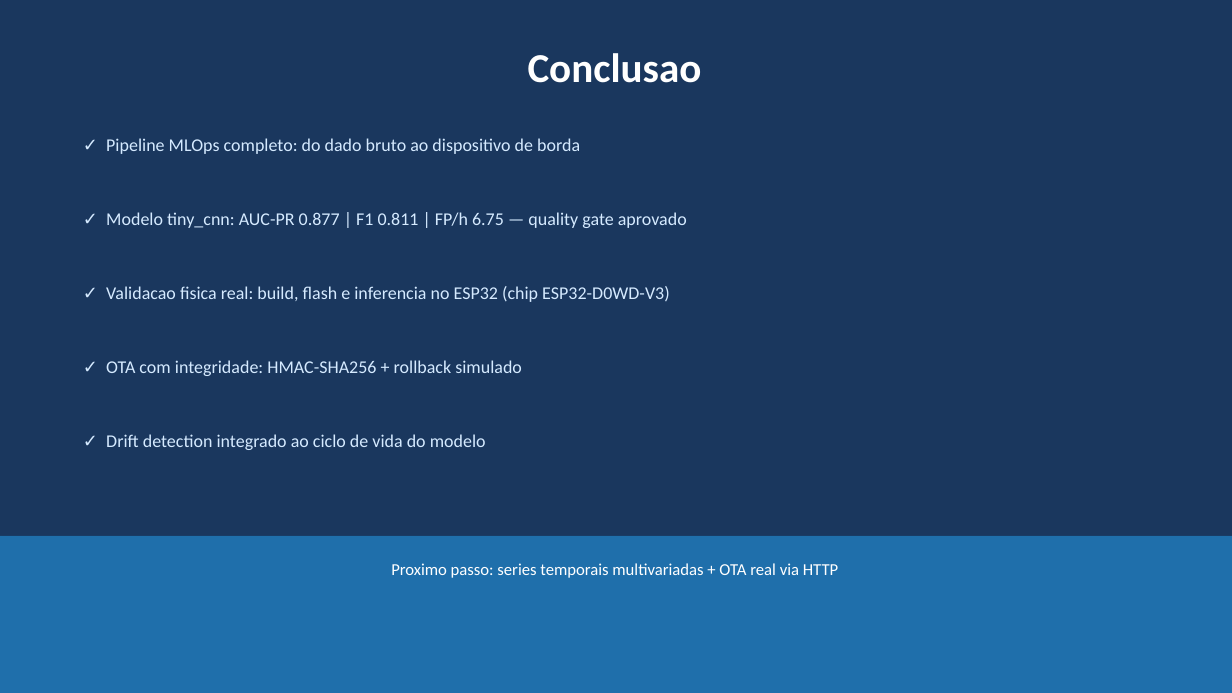
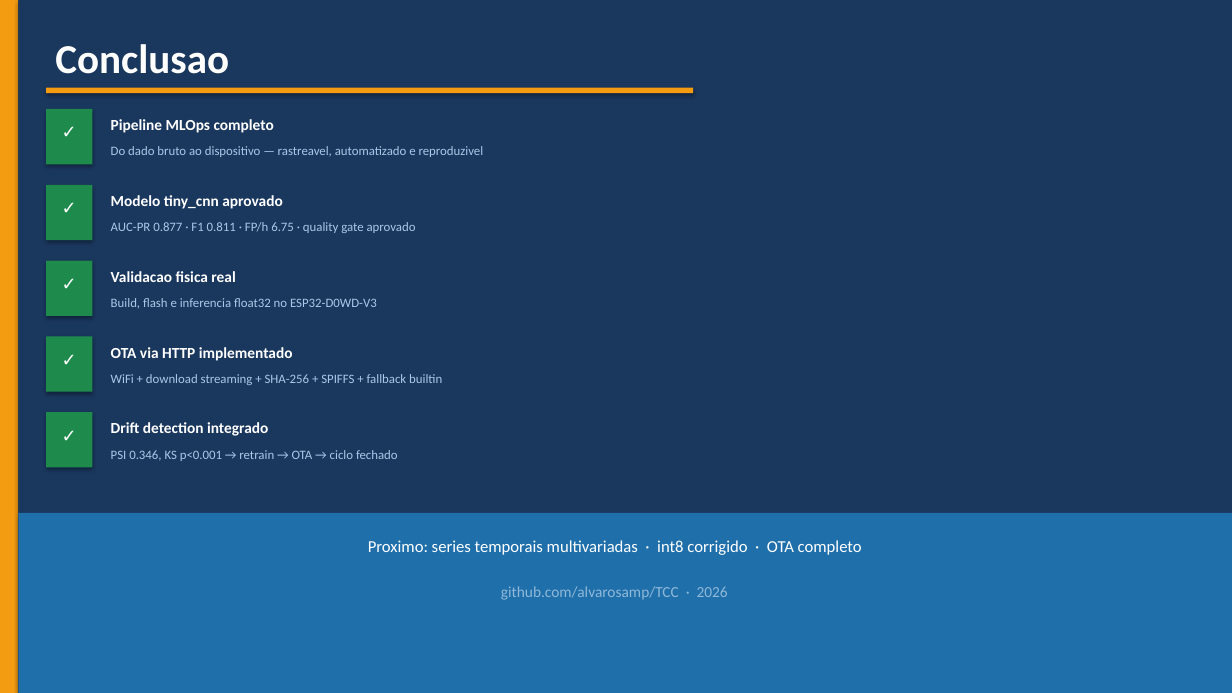
Before and after one commit to alvarosamp/TCC, a slide deck: slide 18 of docs/slides_tcc.pptx (slide 10 before the commit). Drawn at 1232x693 pixels with LibreOffice and Linux fonts; fonts in the diff are those of the drawing. Boxes give left, top, right and bottom in pixels: in the first picture for what was removed or moved away, otherwise in the second. Text is boxed around its words. In the diff, an @@ line names an element or a change of style, - is before the commit and + after.

```diff
--- a/docs/slides_tcc.pptx
+++ b/docs/slides_tcc.pptx
@@ background #FFFFFF to #1A375E @@
@@ rectangle added at (x1=0, y1=0, x2=18, y2=693), fill #F39C12 @@
@@ rectangle resized from (x1=0, y1=0, x2=1232, y2=693) to (x1=18, y1=0, x2=1232, y2=693) @@
@@ text "Conclusao" moved from (x1=528, y1=53, x2=702, y2=83) to (x1=55, y1=44, x2=229, y2=74) @@
@@ text "Conclusao" at (x1=55, y1=44, x2=229, y2=74): alignment centre to left @@
@@ rectangle added at (x1=46, y1=88, x2=693, y2=93), fill #F39C12 @@
@@ rectangle added at (x1=46, y1=109, x2=92, y2=165), fill #1E8B4C @@
@@ text added at (x1=46, y1=116, x2=92, y2=161), 14 pt, text #FFFFFF, bold @@
+✓
@@ text added at (x1=111, y1=119, x2=274, y2=133), 12 pt, text #FFFFFF, bold @@
+Pipeline MLOps completo
@@ text at (x1=111, y1=146, x2=484, y2=157): text changed; size 14 to 10 pt; text colour #D5EAFF to #A8C8E8 @@
-✓ Pipeline MLOps completo: do dado bruto ao dispositivo de borda
+Do dado bruto ao dispositivo — rastreavel, automatizado e reproduzivel
@@ rectangle added at (x1=46, y1=185, x2=92, y2=240), fill #1E8B4C @@
@@ text added at (x1=46, y1=192, x2=92, y2=237), 14 pt, text #FFFFFF, bold @@
+✓
@@ text added at (x1=111, y1=195, x2=283, y2=209), 12 pt, text #FFFFFF, bold @@
+Modelo tiny_cnn aprovado
@@ text at (x1=111, y1=222, x2=416, y2=233): text changed; size 14 to 10 pt; text colour #D5EAFF to #A8C8E8 @@
-✓ Modelo tiny_cnn: AUC-PR 0.877 | F1 0.811 | FP/h 6.75 — quality gate aprovado
+AUC-PR 0.877 · F1 0.811 · FP/h 6.75 · quality gate aprovado
@@ rectangle added at (x1=46, y1=261, x2=92, y2=316), fill #1E8B4C @@
@@ text added at (x1=46, y1=268, x2=92, y2=312), 14 pt, text #FFFFFF, bold @@
+✓
@@ text at (x1=111, y1=298, x2=377, y2=308): text changed; size 14 to 10 pt; text colour #D5EAFF to #A8C8E8 @@
-✓ Validacao fisica real: build, flash e inferencia no ESP32 (chip ESP32-D0WD-V3)
+Build, flash e inferencia float32 no ESP32-D0WD-V3
@@ text added at (x1=111, y1=271, x2=235, y2=282), 12 pt, text #FFFFFF, bold @@
+Validacao fisica real
@@ rectangle added at (x1=46, y1=336, x2=92, y2=392), fill #1E8B4C @@
@@ text added at (x1=46, y1=344, x2=92, y2=388), 14 pt, text #FFFFFF, bold @@
+✓
@@ text added at (x1=111, y1=347, x2=293, y2=361), 12 pt, text #FFFFFF, bold @@
+OTA via HTTP implementado
@@ text removed at (x1=106, y1=360, x2=522, y2=376) @@
-✓ OTA com integridade: HMAC-SHA256 + rollback simulado
@@ text added at (x1=111, y1=374, x2=442, y2=385), 10 pt, text #A8C8E8 @@
+WiFi + download streaming + SHA-256 + SPIFFS + fallback builtin
@@ rectangle added at (x1=46, y1=412, x2=92, y2=468), fill #1E8B4C @@
@@ text added at (x1=46, y1=420, x2=92, y2=464), 14 pt, text #FFFFFF, bold @@
+✓
@@ text removed at (x1=106, y1=434, x2=486, y2=450) @@
-✓ Drift detection integrado ao ciclo de vida do modelo
@@ text added at (x1=111, y1=422, x2=268, y2=436), 12 pt, text #FFFFFF, bold @@
+Drift detection integrado
@@ text added at (x1=111, y1=450, x2=398, y2=461), 10 pt, text #A8C8E8 @@
+PSI 0.346, KS p<0.001 → retrain → OTA → ciclo fechado
@@ rectangle resized from (x1=0, y1=536, x2=1232, y2=693) to (x1=18, y1=513, x2=1232, y2=693) @@
@@ text at (x1=368, y1=540, x2=862, y2=555): text changed @@
-Proximo passo: series temporais multivariadas + OTA real via HTTP
+Proximo: series temporais multivariadas · int8 corrigido · OTA completo
@@ text added at (x1=501, y1=586, x2=728, y2=600), 12 pt, text #90B8D8 @@
+github.com/alvarosamp/TCC · 2026
```
Also in this commit, not shown: 4 other slides changed, 13 slides added, 5 slides removed, 1 other file.
